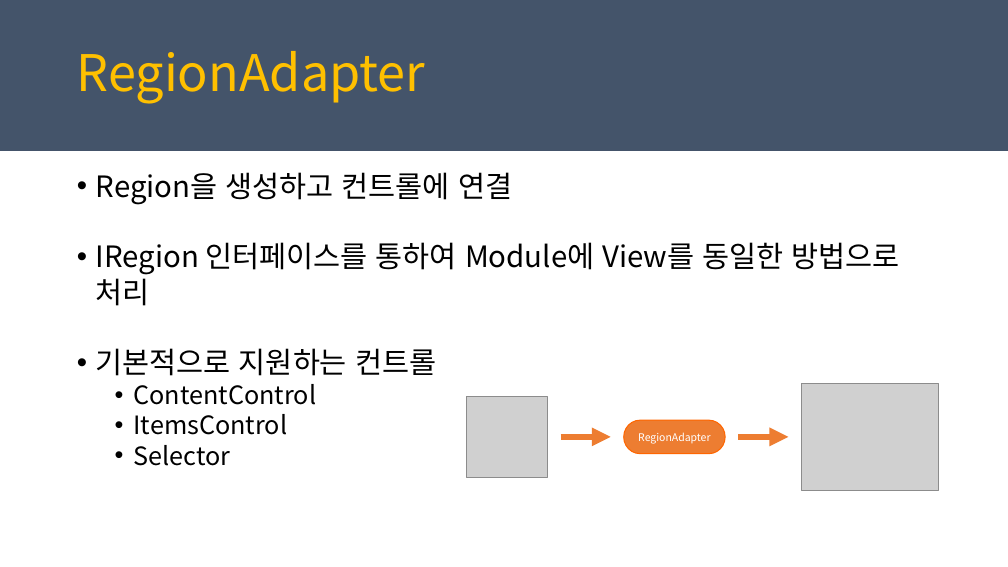
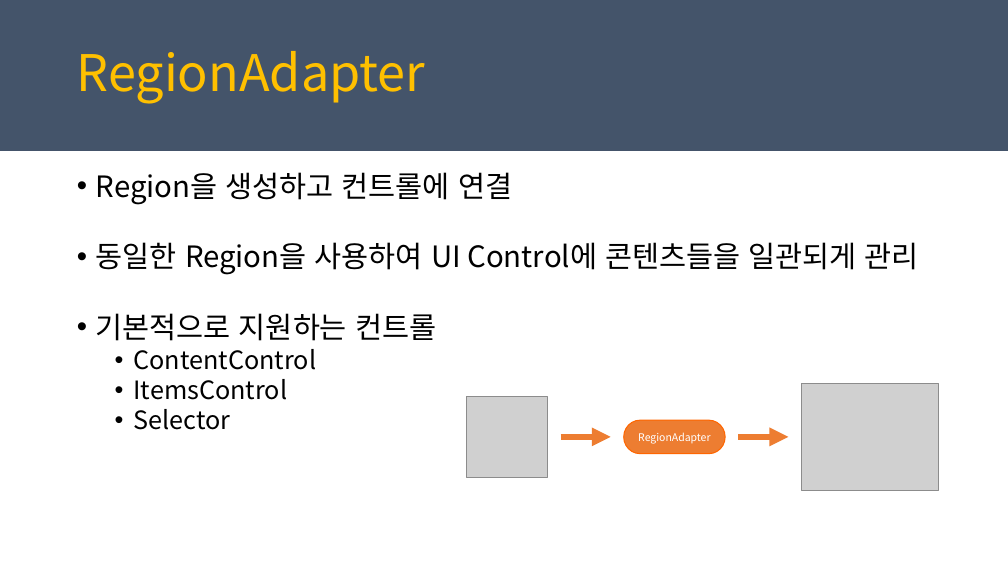
Before and after one commit to juniair/Summary-PPT, a slide deck: slide 34 of PRISM_최종.pptx (slide 18 before the commit). Drawn at 1008x567 pixels with LibreOffice and Linux fonts; fonts in the diff are those of the drawing; grey boxes stand for pictures. Boxes give left, top, right and bottom in pixels: in the first picture for what was removed or moved away, otherwise in the second. Text is boxed around its words. In the diff, an @@ line names an element or a change of style, - is before the commit and + after.

```diff
--- a/PRISM_최종.pptx
+++ b/PRISM_최종.pptx
@@ text at (96,242,919,275): text changed @@
-• IRegion 인터페이스를 통하여 Module에 View를 동일한 방법으로 처리
+• 동일한 Region을 사용하여 UI Control에 콘텐츠들을 일관되게 관리
```
Also in this commit, not shown: 6 other slides changed, 28 slides added, 3 slides removed, 3 other files.
